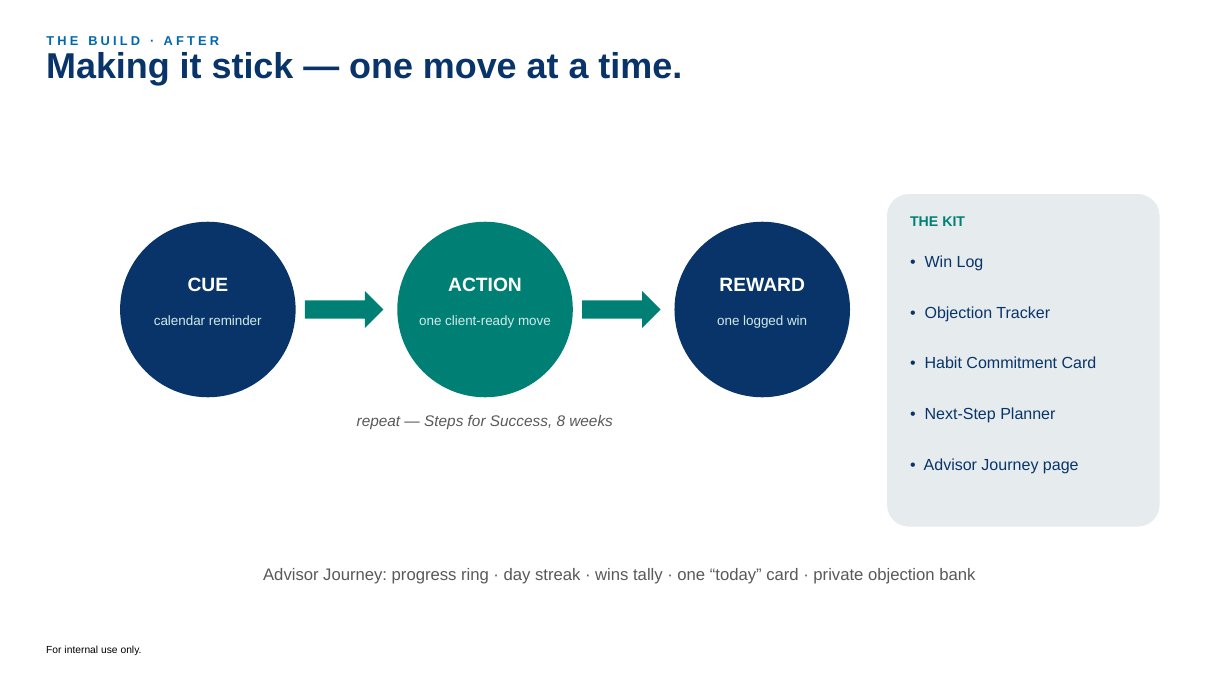
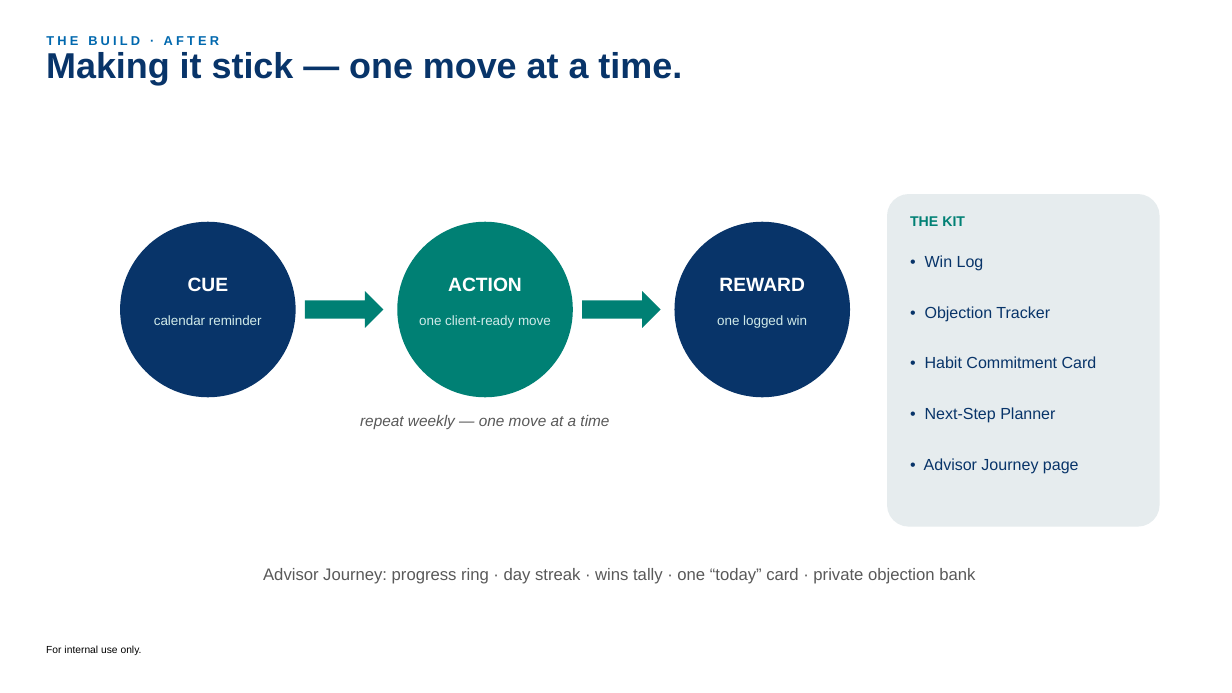
Before and after one commit to cheesin30/decisionframework, a slide deck: slide 12 of outputs/LTI_Learning_Experience_Capital_Learning.pptx (slide 14 before the commit). Drawn at 1232x693 pixels with LibreOffice and Linux fonts; fonts in the diff are those of the drawing. Boxes give left, top, right and bottom in pixels: in the first picture for what was removed or moved away, otherwise in the second. Text is boxed around its words. In the diff, an @@ line names an element or a change of style, - is before the commit and + after.

```diff
--- a/outputs/LTI_Learning_Experience_Capital_Learning.pptx
+++ b/outputs/LTI_Learning_Experience_Capital_Learning.pptx
@@ text at (360,415,609,429): text changed @@
-repeat — Steps for Success, 8 weeks
+repeat weekly — one move at a time
```
Also in this commit, not shown: 3 other slides changed, 3 slides added, 4 slides removed.
